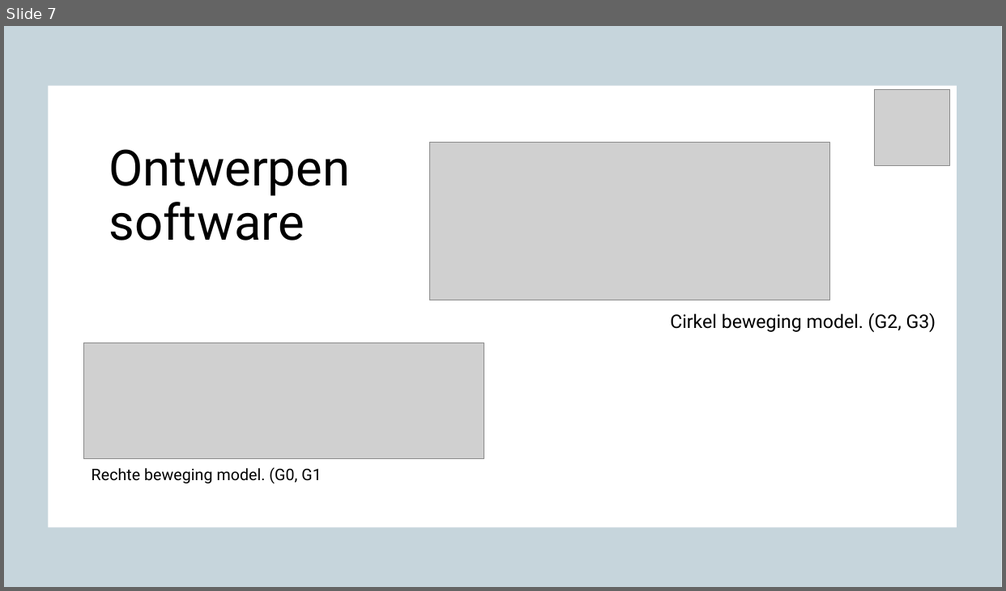
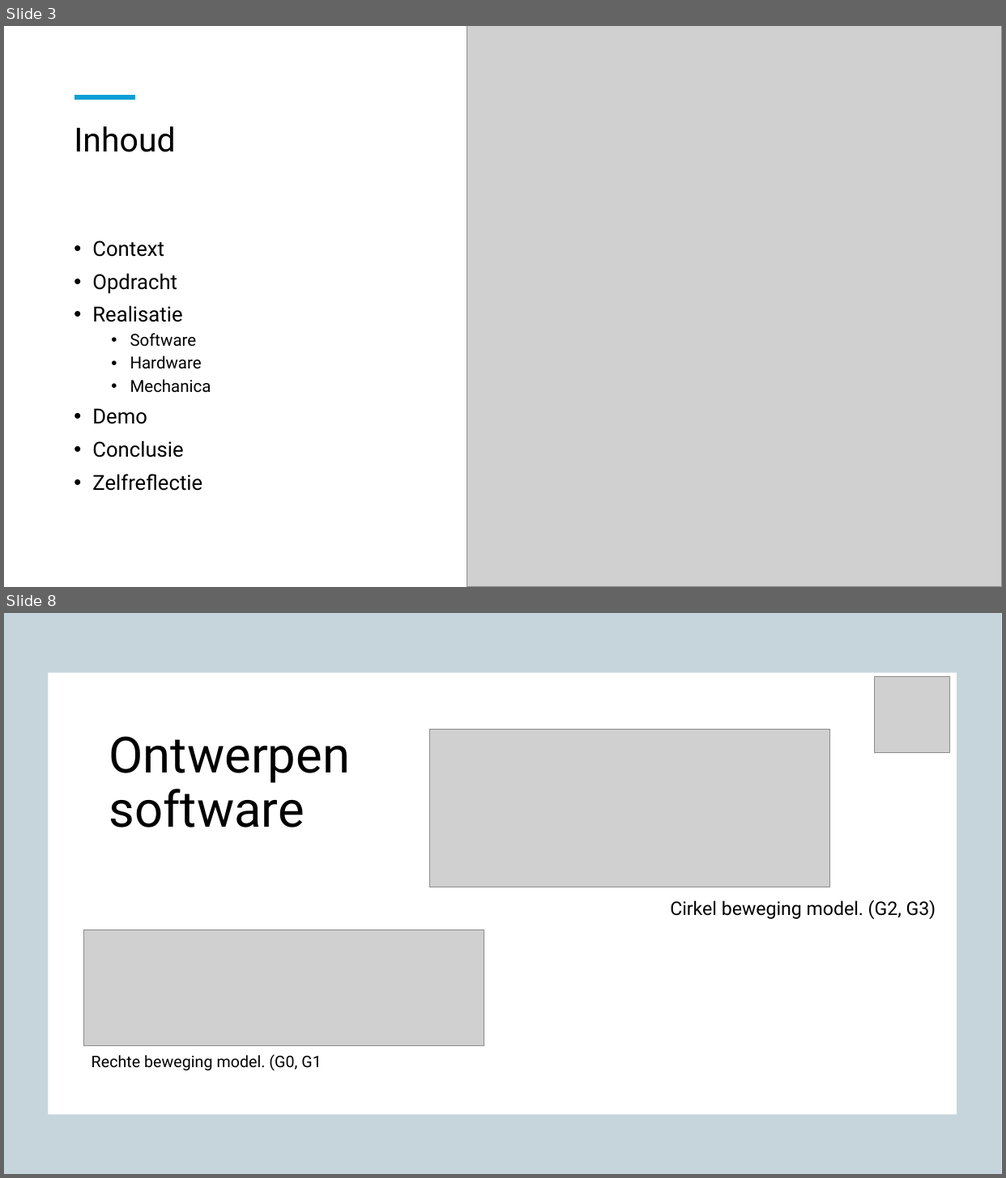
Before and after one commit to OlafGoud/Freesbank, a slide deck: documentatie/Presentaties/95presentatie.pptx. Shown one above the other, each under a label of ours: slide 7 before the commit, slides 3 and 8 after it; the slides between them are not shown. The pictures are 1006x591 and 1006x1178 pixels, drawn with LibreOffice and Linux fonts; fonts in the diff are those of the drawing; grey boxes stand for pictures; background and template pictures are left out. Boxes give left, top, right and bottom in pixels: in the first picture for what was removed or moved away, otherwise in the second. Text is boxed around its words. In the diff, an @@ line names an element or a change of style, - is before the commit and + after.

```diff
--- a/documentatie/Presentaties/95presentatie.pptx
+++ b/documentatie/Presentaties/95presentatie.pptx
@@ slide 3 added at (4,26,1002,587), background #FFFFFF @@
@@ picture added at (467,26,1002,587) @@
@@ line added from (75, 97) to (135, 97), #0F9ED5 4.5 pt @@
@@ title added at (74,126,176,152), 32 pt, text #000000 @@
+Inhoud
@@ text added at (92,241,211,491), 20 pt, text #000000 @@
+• Context
+• Opdracht
+• Realisatie
+  • Software
+  • Hardware
+  • Mechanica
+• Demo
+• Conclusie
+• Zelfreflectie
@@ what was slide 7 is now slide 8 @@
```
Also in this commit, not shown: 3 slides changed, 9 other slides added, 5 slides removed, 5 other files.
